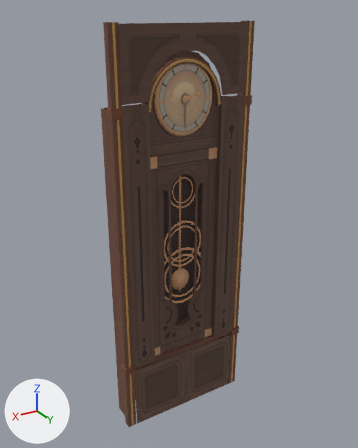
A saved change to the OBJ model ProyectoFinal/ProyectoFinal/Models/Reloj/Reloj1.obj.
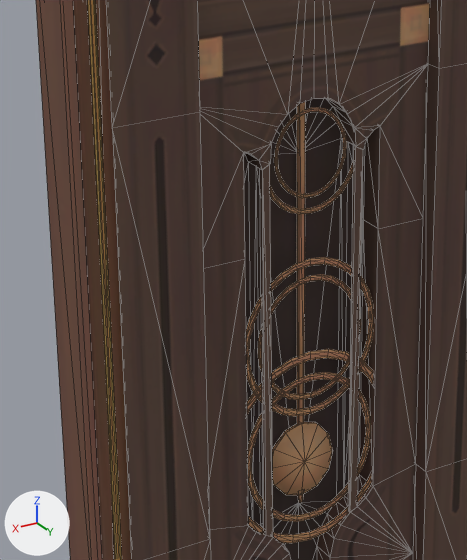
There are two pictures of each version: one whole from a camera (50 mm lens) standing at (-1.87, -0.64, 8.95) and looking at (-5.67, -6.98, 5.78), one close up on the part from 26% to 64% of the width and 33% to 69% of the height. The lights are fixed; the arrows at lower left show +X, +Y and +Z. The close-ups show mesh edges as thin lines. Where no turn or scale is listed for an object, it has been applied to the vertices. Vertices at the same position are counted once.

In view in the first close-up: 'Reloj1'.
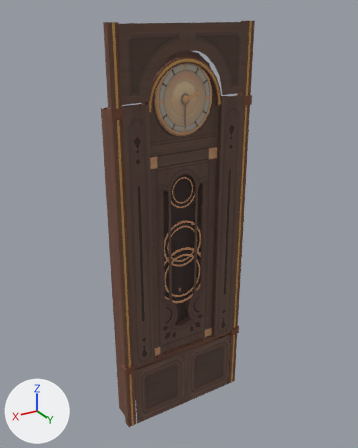
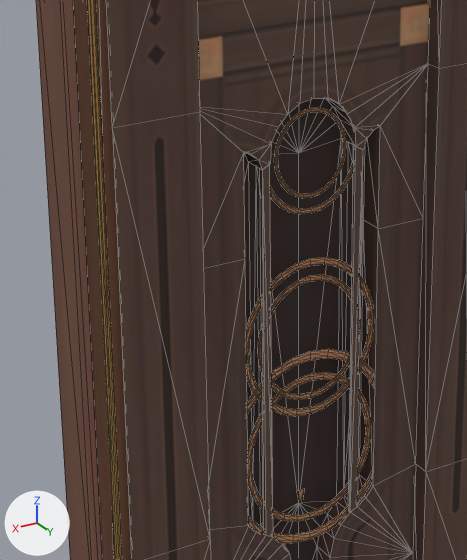
Patch to the scene script:
```diff
--- a/ProyectoFinal/ProyectoFinal/Models/Reloj/Reloj1.obj.py
+++ b/ProyectoFinal/ProyectoFinal/Models/Reloj/Reloj1.obj.py
@@ me_reloj1 @@
 me_reloj1.from_pydata(...)  # 1346 vertices, 1988 faces; spans x -6.75..-4.45, y -7.22..-6.63, z 2.34..8.82
 # used by ob_reloj1; location = (0.0, 0.0, 0.0)
+# me_reloj1 part 1: the loose piece of 25 vertices spanning x -5.77..-5.42, y -6.83..-6.79, z 4.66..5.05 is deleted
+# me_reloj1 part 2: the loose piece of 8 vertices spanning x -5.62..-5.58, y -6.83..-6.81, z 5.05..6.96 is deleted
 me_reloj1.materials.append(mat_pasted__pasted__lambert7sg)
```

What differs and where, as boxes (x1, y1, x2, y2) in the close-ups (467 x 560 px):
part 1 of me_reloj1, deleted (brown): before (272, 422, 333, 495)
part 2 of me_reloj1, deleted (brown): before (297, 102, 305, 425)
